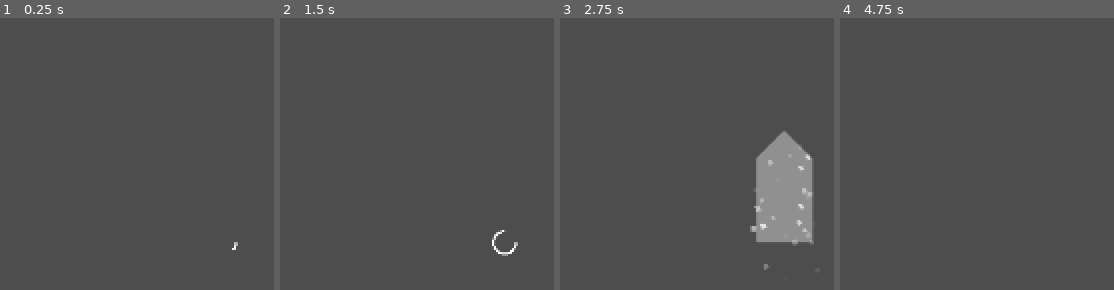
Above: before the commit, frames 1-4 (left to right).
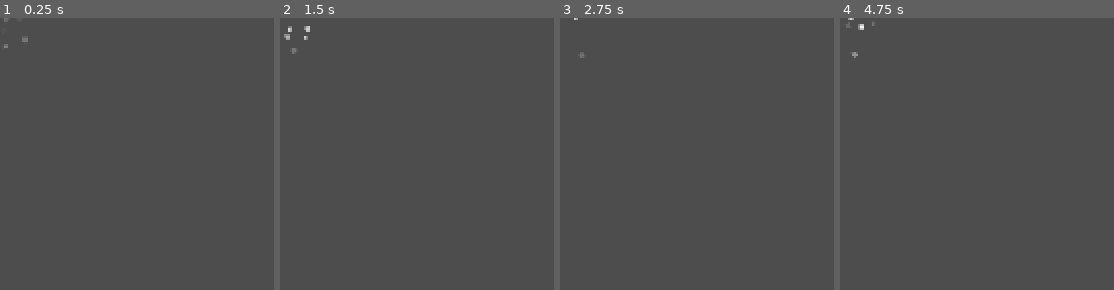
Above: after the commit, the same moments.

Repository: limingboGitHub/TextAdventure
Game: Godot game, scene res://src/scenes/effect/attack_effect9.tscn
Same seed, same stepped clock (60 frames per second), same inputs: the game is played once before the commit and once after it. This scene is started directly instead of the project's main scene.
Inputs (mouse positions are in pixels of both pictures, inside the frame that each line leads up to):
- Up to frame 1 (0.25 s): no input
- Up to frame 2 (1.5 s): move the mouse to (outside the picture) at 0.52 s; hold Ctrl (attack) 0.53-1.25 s; click (outside the picture) at 0.67 s; tap Enter at 1.25 s; drag from (outside the picture) to (outside the picture) at 1.27 s
- Up to frame 3 (2.75 s): tap Space at 2 s; move the mouse to (outside the picture) at 2.02 s; hold Ctrl (attack) from 2.03 s (still down); tap Z (pick) at 2.1 s; click (outside the picture) at 2.17 s
- Up to frame 4 (4.75 s): release Ctrl (attack) at 2.75 s; drag from (outside the picture) to (outside the picture) at 2.77 s; tap Enter at 3.5 s; move the mouse to (outside the picture) at 3.52 s; hold Ctrl (attack) 3.53-4.25 s; click (outside the picture) at 3.67 s; tap Space at 4.25 s; drag from (outside the picture) to (outside the picture) at 4.27 s

The runs differ from the first frame. In frame 1, 0.1% of the frame differs, in the area x 1-87%, y 0-86%; in frame 2, 0.4%; in frame 3, 7.5%, in the area x 5-93%, y 0-93%; in frame 4, 0.1%.

Commit message:
feat: 新增【巨人姿态】的特殊攻击效果

Diff:
--- a/src/core/data_player.gd
+++ b/src/core/data_player.gd
@@ -497,6 +497,13 @@
 			var reduce_cd = _skill.cd - reduced_cd
 			skill_cd -= reduce_cd
 			print("攻击速度增加：",attack_speed_add," 技能CD减少：",reduce_cd)
+	# 巨人姿态 效果对技能CD的影响
+	if has_effect("effect_000054"):
+		# 巨人普攻
+		if _skill.id == "skill_000000" or _skill.id =="skill_000001":
+			skill_cd = 2
+		elif _skill.id == "skill_000002":
+			skill_cd = 2
 	# 重置冷却
 	execute_cd_rest = skill_cd / float(SingletonGame.speed)
 
--- a/src/scenes/effect/attack_effect9.tscn
+++ b/src/scenes/effect/attack_effect9.tscn
@@ -12,11 +12,11 @@
 [sub_resource type="ParticleProcessMaterial" id="ParticleProcessMaterial_qt8w7"]
 particle_flag_disable_z = true
 emission_shape = 3
-emission_box_extents = Vector3(30, 40, 1)
+emission_box_extents = Vector3(30, 60, 1)
 angle_min = 1.07288e-05
 angle_max = 30.0
 spread = 180.0
-gravity = Vector3(0, 100, 0)
+gravity = Vector3(0, 500, 0)
 scale_min = 3.0
 scale_max = 5.0
 color_ramp = SubResource("GradientTexture1D_0bvnm")
@@ -31,17 +31,18 @@
 collision_layer = 0
 
 [node name="CollisionShape2D" type="CollisionPolygon2D" parent="Zone/Area2D"]
-polygon = PackedVector2Array(-25, 0, 25, 0, 25, -75, 0, -100, -25, -75)
+polygon = PackedVector2Array(-25, 0, 25, 0, 25, -100, 0, -125, -25, -100)
 
 [node name="Panel" type="Polygon2D" parent="Zone"]
 color = Color(1, 1, 1, 0.482353)
-polygon = PackedVector2Array(-25, 0, 25, 0, 25, -75, 0, -100, -25, -75)
+polygon = PackedVector2Array(-25, 0, 25, 0, 25, -100, 0, -125, -25, -100)
 
 [node name="GPUParticles2D" type="GPUParticles2D" parent="Zone/Panel"]
 position = Vector2(0, -50)
 amount = 30
+lifetime = 0.4
 preprocess = 1.0
+local_coords = true
 process_material = SubResource("ParticleProcessMaterial_qt8w7")
 
 [connection signal="area_entered" from="Zone/Area2D" to="." method="_on_area_2d_area_entered"]
-[connection signal="area_exited" from="Zone/Area2D" to="." method="_on_area_2d_area_exited"]
--- a/src/scenes/effect/attack_effect_9.gd
+++ b/src/scenes/effect/attack_effect_9.gd
@@ -5,57 +5,117 @@
 # 读条状态 0开始 1结束
 var scale_state: int = 0
 # 读条动画总时间
-var scale_duration: float = 2.0
+var scale_duration: float = 1.0
 # 动画已用时间
 var elapsed_time: float = 0.0
 # 颜色
 var skill_color: Color = Color.WHITE
 
+var skill: DataBaseSkill
 
-func _ready() -> void:
-	start(Vector2(200,200),null,Vector2.UP)
+signal monster_detected(monster: Monster,skill: DataBaseSkill)
 
-func start(_position: Vector2,_skill: DataBaseSkill,_direction: Vector2) -> void:
+#func _ready() -> void:
+#	start(Vector2(200,200),null,Vector2.UP)
+
+# 刺击特效
+func start_stick(_position: Vector2,_skill: DataBaseSkill,_direction: Vector2) -> void:
+	print("巨人姿态：",_direction)
+	skill = _skill
 	# 朝向
 	var degree = rad_to_deg(_direction.angle())
 	position = _position
 	rotation_degrees = degree + 90
 	# 整体位置
 	position = _position
-	# 隐藏显示
-	$Zone/Panel.hide()
+	# 开始攻击
+	show_stick_attack_zone()
 
 
-func _process(delta: float) -> void:
-	if scale_state == 0:
-		elapsed_time += delta
-		if elapsed_time >= scale_duration:
-			scale_state = 1
-			elapsed_time = scale_duration
-			# 显示
-			show_attack_zone()
+# 扫击特效
+func start_swipe(_position: Vector2,_skill: DataBaseSkill,_direction: Vector2) -> void:
+	skill = _skill
+	# 朝向
+	var degree = rad_to_deg(_direction.angle())
+	position = _position
+	rotation_degrees = degree + 90
+	# 整体位置
+	position = _position
+	# 开始攻击
+	show_swipe_attack_zone()
 
-		queue_redraw()
+#func _process(delta: float) -> void:
+#	if scale_state == 0:
+#		elapsed_time += delta
+#		if elapsed_time >= scale_duration:
+#			scale_state = 1
+#			elapsed_time = scale_duration
+#			# 显示
+#			show_stick_attack_zone()
+
+#		queue_redraw()
 
 
-func _draw():
-	if scale_state == 0:
-		var scale_factor = elapsed_time / scale_duration
-		# 绘制圆弧
-		draw_arc(Vector2.ZERO, 10, deg_to_rad(0), deg_to_rad(360 * scale_factor), 32, skill_color, 2)
+func show_stick_attack_zone():
+	var panel = $Zone/Panel
+	# 设置初始状态
+	panel.modulate.a = 0.0
+	panel.position.y = 30
+	# 区域展示
+	panel.show()
+
+	# 创建并行动画
+	var tween = create_tween().set_parallel(true)
+	# 0.3秒内透明度从0到1
+	tween.tween_property(panel, "modulate:a", 1.0, 1)
+	# 0.3秒内y坐标从-30到0
+	tween.tween_property(panel, "position:y", 0, 1)
+
+	# 等待动画完成
+	await tween.finished
+
+	# 持续后消失
+	await get_tree().create_timer(0.5).timeout
+	start_fade_out_animation()
 
 
-func show_attack_zone():
+# 横扫特效
+func show_swipe_attack_zone():
+	var panel = $Zone/Panel
+	var zone = $Zone
+
+	# 设置初始状态
+	panel.modulate.a = 0.0
+	zone.rotation_degrees = -90
 	# 区域展示
-	$Zone/Panel.show()
-	# 持续后消失
-	await get_tree().create_timer(0.7).timeout
+	panel.show()
+
+	# 创建并行动画
+	var tween = create_tween()
+	# 0.3秒内透明度从0到1
+	tween.tween_property(panel, "modulate:a", 1.0, 0.3)
+
+	var rotate_tween = create_tween().set_trans(Tween.TRANS_CUBIC)
+	rotate_tween.set_ease(Tween.EASE_IN)
+	rotate_tween.tween_property(zone, "rotation_degrees", 270, 1)
+	rotate_tween.set_ease(Tween.EASE_OUT)
+	rotate_tween.tween_property(zone, "rotation_degrees", 630, 1)
+
+	await rotate_tween.finished
+
 	start_fade_out_animation()
+
 
 
 func start_fade_out_animation() -> void:
 	# 开始消失动画：透明度从1变为0，持续0.3秒
 	var tween = create_tween()
-	tween.tween_property(self, "modulate:a", 0.0, 0.3)
+	tween.tween_property(self, "modulate:a", 0.0, 0.2)
 	# 动画完成后释放场景
 	tween.tween_callback(queue_free)
+
+
+func _on_area_2d_area_entered(_area: Area2D) -> void:
+	var parent = _area.get_parent()
+	if parent is Monster:
+		monster_detected.emit(parent,skill)
--- a/src/scenes/game/map.gd
+++ b/src/scenes/game/map.gd
@@ -687,11 +687,19 @@
 	var data_player = player_scene.data_player
 	if data_player == null:
 		return
+	# 寻找一只最近的怪物
+	var target_monster = _find_min_distance_monster(player_scene)
+	var direction = player_scene.position.direction_to(target_monster.position).normalized()
+	# 创建普攻和奋力一击的攻击区域
+	var attack_effect_scene = SingletonGameScenePre.AttackEffect9Scene.instantiate()
+	$CanvasLayer/GameZone/Effects.add_child(attack_effect_scene)
 	if _skill.id == "skill_000000" or _skill.id == "skill_000001":
-		# 创建普攻和奋力一击的攻击区域
-		var attack_effect_scene = SingletonGameScenePre.AttackEffect9Scene.instantiate()
-		$CanvasLayer/GameZone/Effects.add_child(attack_effect_scene)
-		attack_effect_scene.start(_position,_skill,_skill.direction)
+		attack_effect_scene.start_stick(_position,_skill,direction)
+	elif _skill.id == "skill_000002":
+		attack_effect_scene.start_swipe(_position,_skill,direction)
+	# 监听攻击区域怪物检测
+	attack_effect_scene.monster_detected.connect(_on_monster_detected)
+
 
 
 func _judge_attack_attach_fire(player_scene,skill: DataBaseSkill,_position: Vector2):
